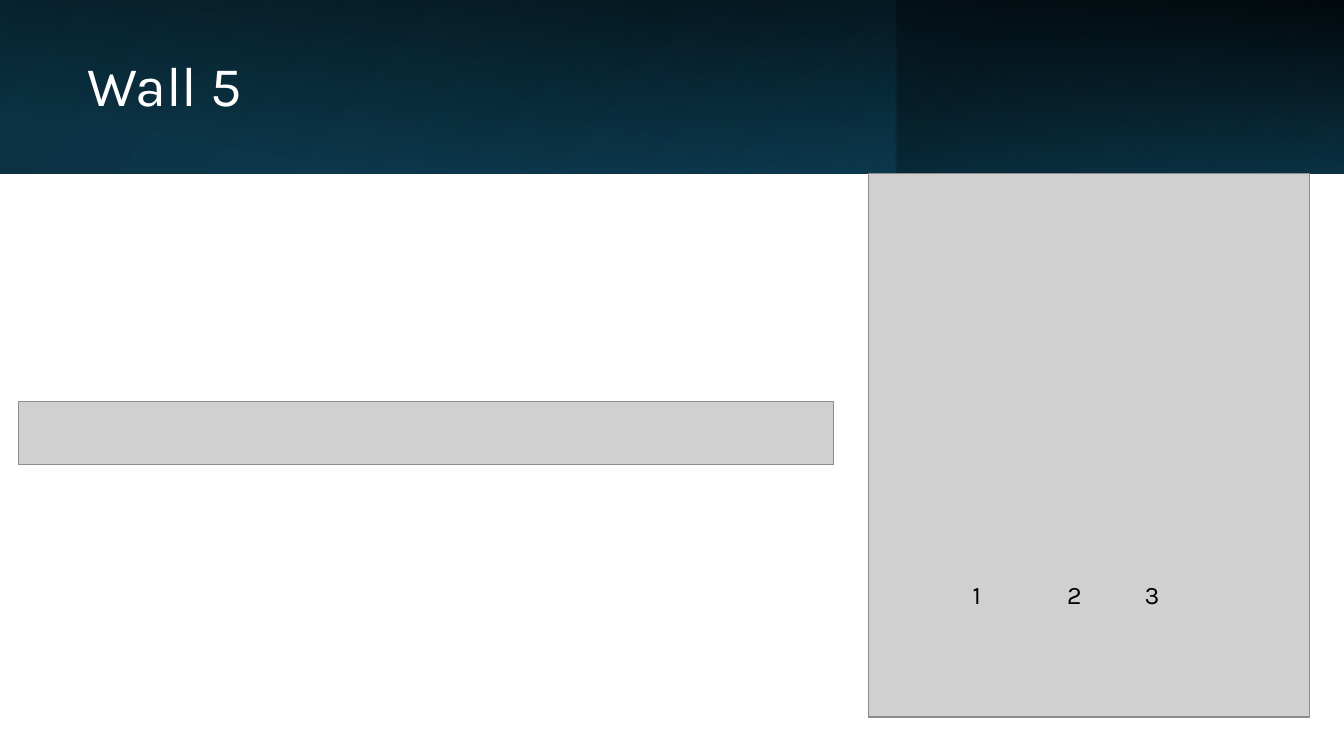
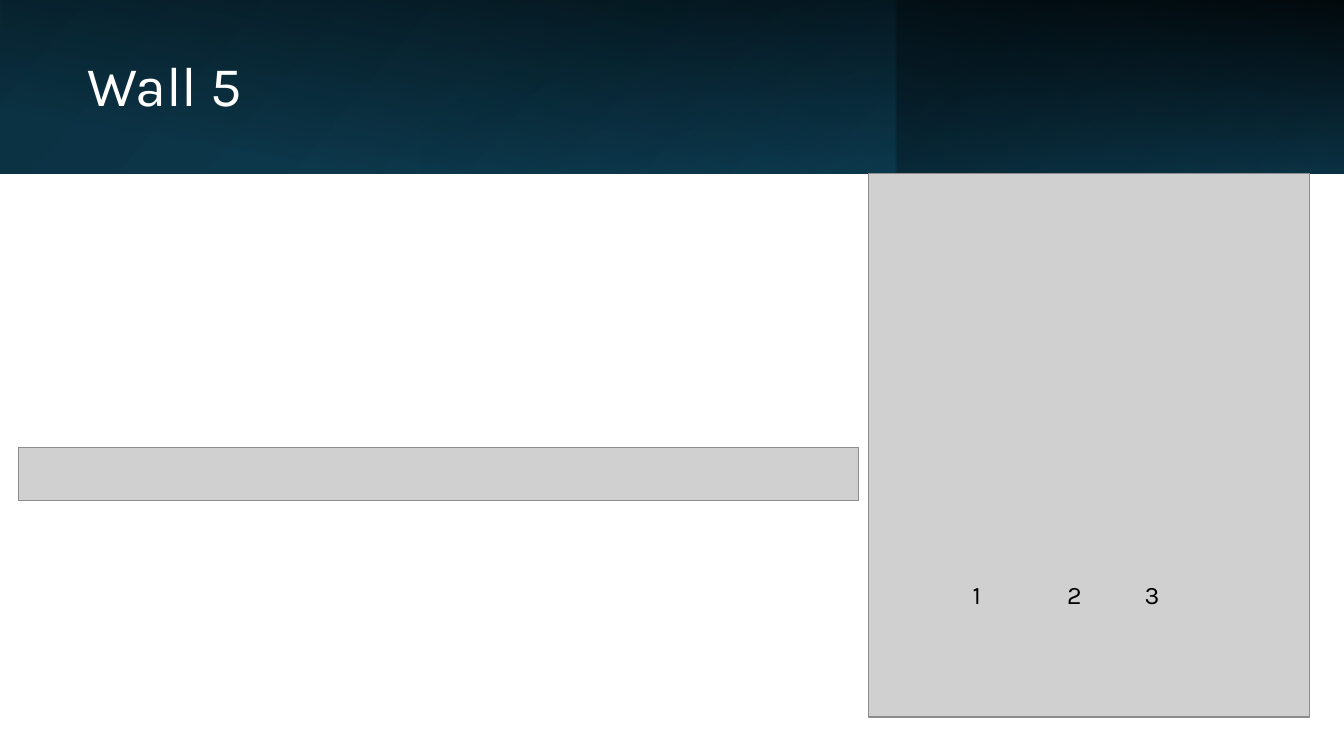
Before and after one commit to mokzhizhuan/GreyForm_UIs, a slide deck: slide 6 of PBU walls.pptx. Drawn at 1344x756 pixels with LibreOffice and Linux fonts; fonts in the diff are those of the drawing; grey boxes stand for pictures. Boxes give left, top, right and bottom in pixels: in the first picture for what was removed or moved away, otherwise in the second. Text is boxed around its words. In the diff, an @@ line names an element or a change of style, - is before the commit and + after.

Commit message:
changes for duplicates and wall presentaTION

```diff
--- a/PBU walls.pptx
+++ b/PBU walls.pptx
@@ picture removed at [18, 402, 834, 465] @@
@@ picture added at [18, 448, 859, 500] @@
```
Also in this commit, not shown: 6 other slides changed, 1 other file.
